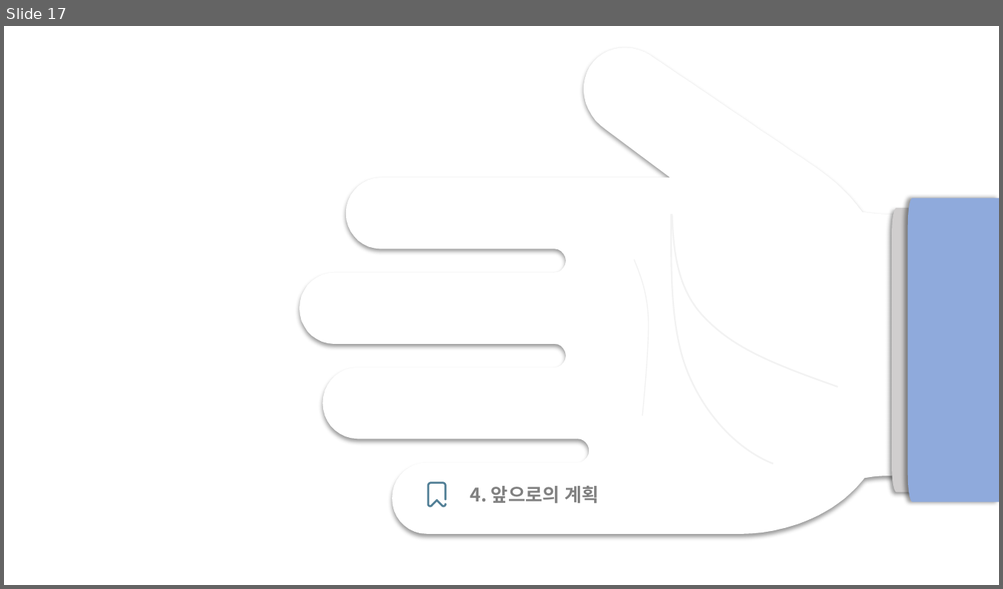
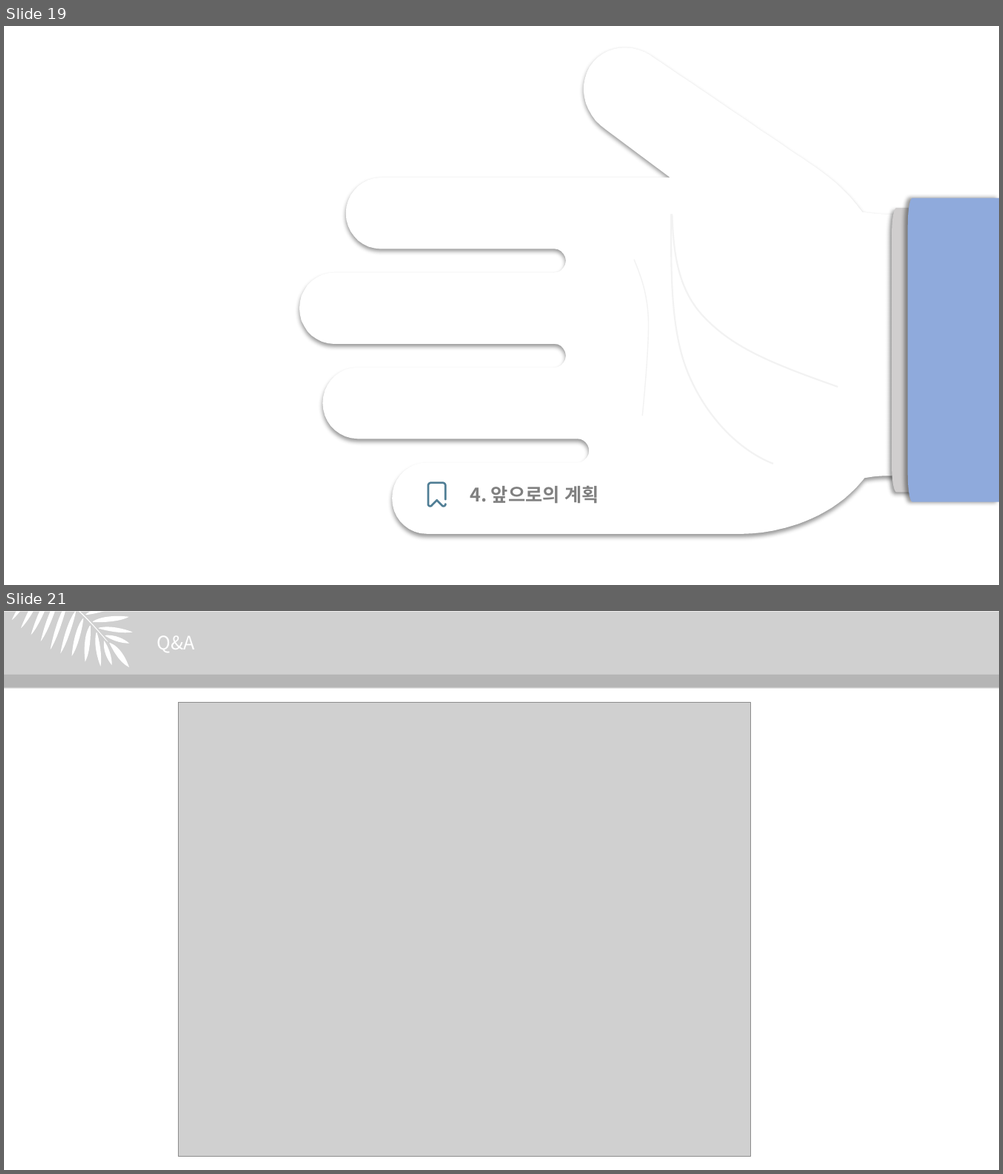
Before and after one commit to juhyeonjong2/EzenCompany, a slide deck: Documents/8. 발표/1. 중간발표/중간발표.pptx. Shown one above the other, each under a label of ours: slide 17 before the commit, slides 19 and 21 after it; the slides between them are not shown. The pictures are 1003x589 and 1003x1174 pixels, drawn with LibreOffice and Linux fonts; fonts in the diff are those of the drawing; grey boxes stand for pictures. Boxes give left, top, right and bottom in pixels: in the first picture for what was removed or moved away, otherwise in the second. Text is boxed around its words. In the diff, an @@ line names an element or a change of style, - is before the commit and + after.

```diff
--- a/Documents/8. 발표/1. 중간발표/중간발표.pptx
+++ b/Documents/8. 발표/1. 중간발표/중간발표.pptx
@@ slide 21 added at (x1=4, y1=611, x2=999, y2=1170), background #FFFFFF @@
@@ rectangle added at (x1=4, y1=612, x2=999, y2=686), fill #D0CECE @@
@@ picture added at (x1=4, y1=612, x2=999, y2=688), 18 pt, text #FFFFFF @@
+      Q&A
@@ freeform shape added at (x1=4, y1=611, x2=132, y2=667), fill #FFFFFF @@
@@ rectangle added at (x1=4, y1=675, x2=999, y2=687), fill #000000 at 13% opacity @@
@@ picture added at (x1=179, y1=703, x2=751, y2=1157) @@
@@ what was slide 17 is now slide 19 @@
```
Also in this commit, not shown: 12 slides changed, 5 other slides added, 3 slides removed.
